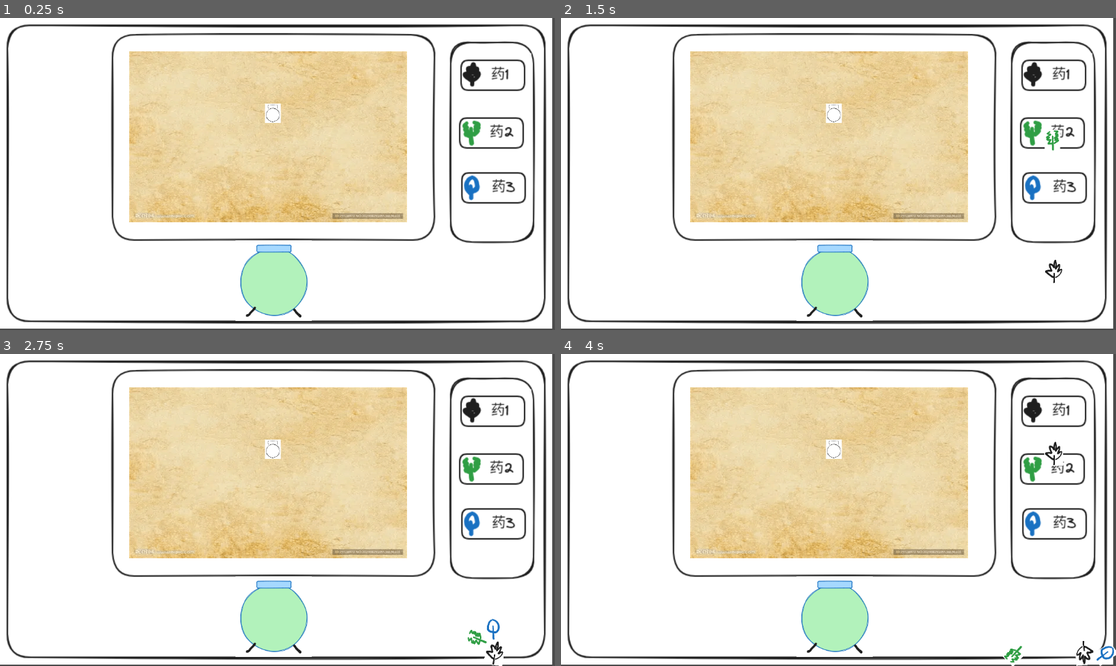
Above: before the commit, frames 1-4 (two rows, left to right).
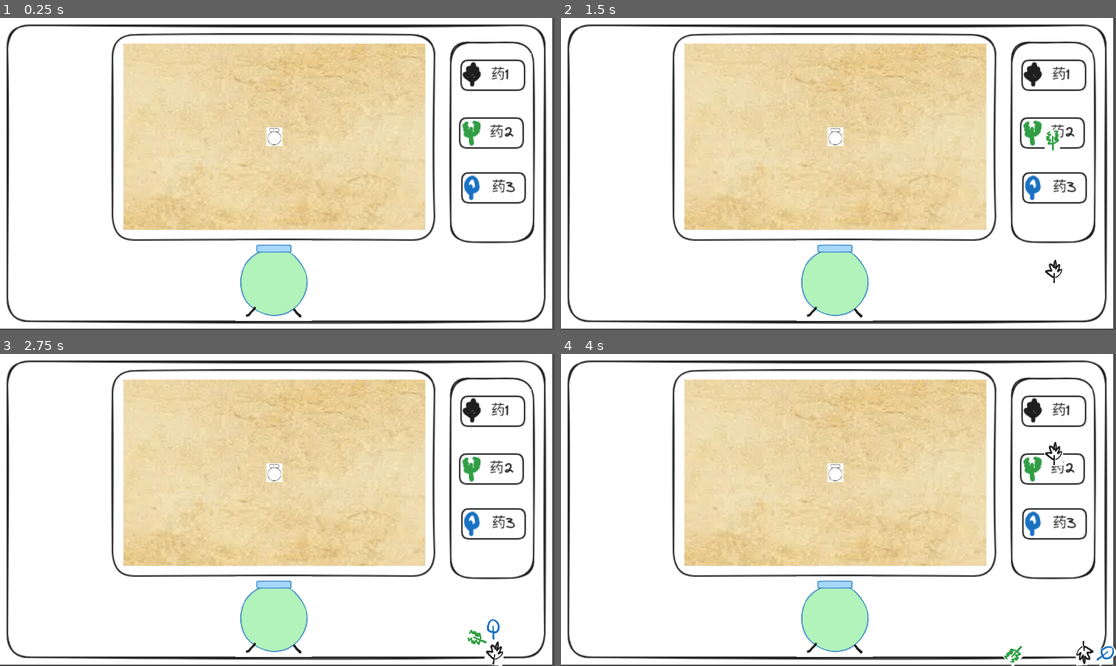
Above: after the commit, the same moments.

Repository: NoobEric0746/Potion-Bingyan
Game: Godot game, scene res://sprites/main.tscn
Two runs of this game, one before a commit and one after it. Both use one fixed random seed, a clock stepped at 60 frames per second and the inputs below.
Inputs (mouse positions are in pixels of both pictures, inside the frame that each line leads up to):
- Up to frame 1 (0.25 s): no input
- Up to frame 2 (1.5 s): click (1054, 74) at 0.5 s; click (1054, 133) at 1.25 s
- Up to frame 3 (2.75 s): click (493, 522) at 2 s
- Up to frame 4 (4 s): click (832, 616) at 2.75 s; click (1054, 410) at 3.5 s

The runs differ from the first frame. In frame 1, 8.9% of the frame differs, in the area x 22-77%, y 8-68%; in frame 2, 8.9%; in frame 3, 8.9%; in frame 4, 8.9%.

Commit message:
子视图与视角跟随

Diff:
--- /dev/null
+++ b/scripts/camera_2d.gd
@@ -0,0 +1,4 @@
+extends Camera2D
+
+func _process(delta):
+	global_position = get_parent().global_position
--- /dev/null
+++ b/scripts/potion_map.gd
@@ -0,0 +1,39 @@
+extends Node2D
+@export var dot: PackedScene
+
+func _ready():
+	GlobalGameManager.queue_changed.connect(_on_queue_changed)
+
+func _on_queue_changed():
+	clear_dots()
+	draw_dots()
+
+func clear_dots():
+	var dots = get_tree().get_nodes_in_group("dot")
+	for i in range(dots.size()-1,-1,-1):
+		var node = dots[i]
+		if is_instance_valid(node):
+			node.queue_free()
+func draw_dots():
+	var tmp_ingredient = GlobalGameManager.ingredient_queue.duplicate()
+	var tmp_durability = GlobalGameManager.durability_queue.duplicate()
+	var pos = get_node("Potion").position
+	var i=0
+	while not tmp_ingredient.is_empty():
+		i += 1
+		pos+=GlobalGameManager.get_direction_by_ingredient(tmp_ingredient.peek())
+		tmp_durability.modify(tmp_durability.peek()-1)
+		if tmp_durability.peek()==0:
+			tmp_durability.dequeue()
+			tmp_ingredient.dequeue()
+		if i%30==0:
+			var dot_instance = dot.instantiate()
+			dot_instance.position = pos
+			dot_instance.set_step(GlobalGameManager.now_step+i)
+			call_deferred("add_child", dot_instance)
+
+	var dot_instance = dot.instantiate()
+	dot_instance.position = pos
+	dot_instance.set_step(GlobalGameManager.now_step+i)
+	dot_instance.set_type(1)
+	call_deferred("add_child", dot_instance)
--- a/sprites/main.tscn
+++ b/sprites/main.tscn
@@ -31,6 +31,15 @@
 offset_right = 647.0
 offset_bottom = 629.0
 
-[node name="PotionMap" parent="." instance=ExtResource("6_k56x5")]
-position = Vector2(268, 69)
+[node name="SubViewportContainer" type="SubViewportContainer" parent="."]
+offset_left = 256.0
+offset_top = 53.0
+offset_right = 876.0
+offset_bottom = 439.0
+
+[node name="SubViewport" type="SubViewport" parent="SubViewportContainer"]
+size = Vector2i(627, 387)
+
+[node name="PotionMap" parent="SubViewportContainer/SubViewport" instance=ExtResource("6_k56x5")]
+position = Vector2(24, 20)
 scale = Vector2(0.5, 0.5)
--- a/sprites/potion_map.tscn
+++ b/sprites/potion_map.tscn
@@ -11,10 +11,13 @@
 dot = ExtResource("2_8ltbf")
 
 [node name="TextureRect" type="TextureRect" parent="."]
-offset_right = 577.0
-offset_bottom = 355.0
+offset_right = 1221.5
+offset_bottom = 740.5
 scale = Vector2(2, 2)
 texture = ExtResource("1_53hhi")
 
 [node name="Potion" parent="." instance=ExtResource("2_j4lu0")]
+position = Vector2(1257, 747)
 script = ExtResource("3_8ltbf")
+
+[node name="Camera2D" type="Camera2D" parent="Potion"]
Not shown, added: scripts/camera_2d.gd.uid
Not shown, added: scripts/potion_map.gd.uid
